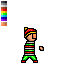
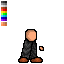
Layers edited between the first and the second 64 x 64 image:
hid group "Nose" (10 layers) over [31, 33, 36, 39]
hid group "Hat" (66 layers) over [22, 27, 37, 50]
hid "body_000" (1st of 47, in "Wizard" › "Body" › "triple_color") over [21, 41, 38, 63]
added layer "Livello 25" in group "double_color" over [18, 38, 43, 63]
